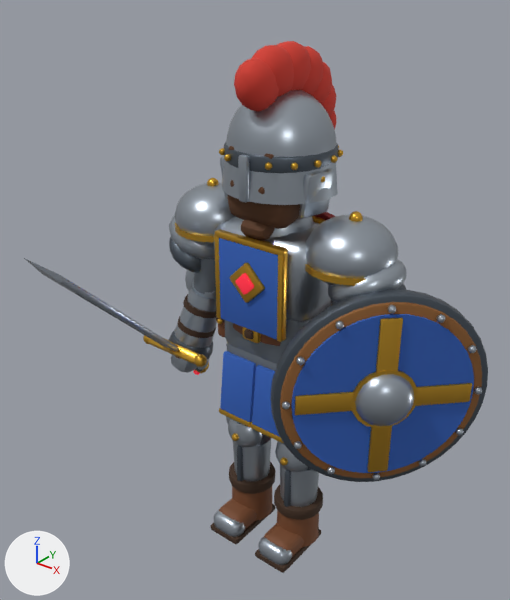
What one commit did to the glTF model modele3d/export/soldier.glb.
Before and after are seen from a 50 mm camera at (1.371, -1.845, 2.172) aimed at (0.034, -0.174, 1.136). The lights are fixed; the arrows at lower left show +X, +Y and +Z. The first picture is the older version. Vertices at exactly the same position are counted once.

Names of what the first picture shows: 'Soldier_Arms', 'Soldier_Head', 'Soldier_Helmet', 'Soldier_Legs', 'Soldier_Shield', 'Soldier_Torso', 'Soldier_Weapon' and 1 more.
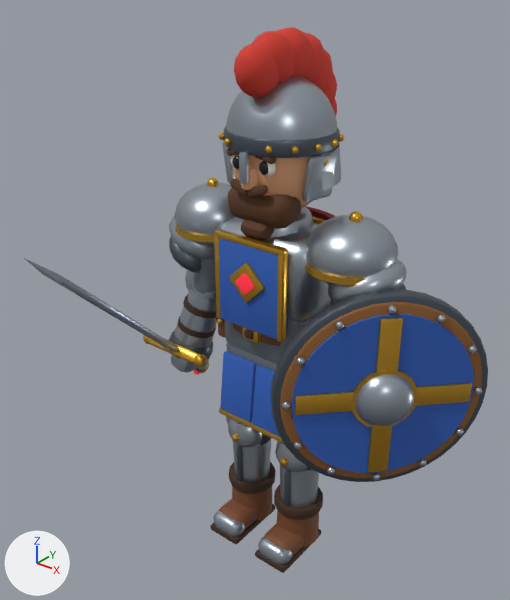
Location of each change, (x1, y1, x2, y2) in pixels of the pictures (510 x 600 px; the box of a moved part takes in the faces that stretch with it):
'Soldier_Helmet', reshaped: before (219, 41, 343, 218); after (219, 27, 344, 202)
part 1 of me_soldier_helmet, moved or reshaped: before (226, 90, 337, 157); after (226, 77, 337, 141)
part 2 of me_soldier_helmet, moved or reshaped: before (222, 159, 338, 205); after (322, 145, 341, 190)
part 3 of me_soldier_helmet, moved or reshaped: before (299, 168, 334, 218); after (302, 152, 337, 202)
part 4 of me_soldier_helmet, moved or reshaped: before (220, 156, 228, 199); after (222, 141, 236, 183)
part 5 of me_soldier_helmet, moved or reshaped: before (224, 142, 338, 173); after (224, 126, 339, 158)
part 6 of me_soldier_helmet, moved or reshaped: before (265, 162, 272, 170); after (265, 146, 272, 154)
part 7 of me_soldier_helmet, moved or reshaped: before (291, 162, 298, 170); after (291, 146, 299, 154)
part 8 of me_soldier_helmet, moved or reshaped: before (314, 160, 322, 168); after (315, 144, 322, 152)
part 9 of me_soldier_helmet, moved or reshaped: before (331, 155, 337, 163); after (332, 139, 338, 147)
part 10 of me_soldier_helmet, moved or reshaped: before (338, 150, 343, 157); after (339, 134, 344, 142)
part 11 of me_soldier_helmet, moved or reshaped: before (219, 148, 224, 155); after (219, 133, 224, 140)
part 12 of me_soldier_helmet, moved or reshaped: before (224, 154, 231, 161); after (224, 138, 231, 146)
part 13 of me_soldier_helmet, moved or reshaped: before (321, 176, 325, 182); after (324, 160, 329, 166)
part 14 of me_soldier_helmet, moved or reshaped: before (234, 58, 279, 111); after (234, 44, 279, 98)
part 15 of me_soldier_helmet, moved or reshaped: before (251, 41, 336, 130); after (251, 27, 337, 116)
part 16 of me_soldier_helmet, moved or reshaped: before (244, 159, 250, 203); after (243, 155, 249, 184)
part 17 of me_soldier_helmet, moved or reshaped: before (238, 155, 246, 195); after (239, 151, 245, 175)
part 18 of me_soldier_helmet, moved or reshaped: before (238, 158, 244, 202); after (239, 155, 244, 184)
'Soldier_Head', unchanged, uncovered by the edit: before (227, 146, 300, 241); after (226, 149, 311, 241)

Patch to the scene script:
```diff
--- a/modele3d/export/soldier.glb.py
+++ b/modele3d/export/soldier.glb.py
@@ me_soldier_helmet @@
 # used by ob_soldier_helmet; location = (0.0, 0.0, 0.0)
-me_soldier_helmet.from_pydata(...)  # 1949 vertices, 3720 faces; spans x -0.203..0.203, y -0.207..0.304, z 1.426..1.937
+me_soldier_helmet.from_pydata(...)  # 1949 vertices, 3720 faces; spans x -0.203..0.203, y -0.207..0.304, z 1.476..1.977
+# me_soldier_helmet part 1: the loose piece of 193 vertices spanning x -0.182..0.182, y -0.173..0.183, z 1.615..1.805 is scaled about its middle by (1, 1, 0.947), then moved by (0.0, 0.0, 0.045)
+# me_soldier_helmet part 2: the loose piece of 34 vertices spanning x -0.2..0.2, y -0.188..0.054, z 1.48..1.59 is turned 180 degrees about the z axis through its middle, then moved by (0.0, 0.154, 0.035)
+# me_soldier_helmet part 3: the loose piece of 56 vertices spanning x 0.141..0.203, y -0.096..0.026, z 1.426..1.574 is moved by (0.0, 0.015, 0.05)
+# me_soldier_helmet part 4: the loose piece of 56 vertices spanning x -0.203..-0.141, y -0.096..0.026, z 1.426..1.574 is moved by (0.0, 0.015, 0.05)
+# me_soldier_helmet part 5: the loose piece of 168 vertices spanning x -0.188..0.188, y -0.18..0.19, z 1.572..1.627 is moved by (0.0, 0.0, 0.05)
+# me_soldier_helmet part 6: the loose piece of 42 vertices spanning x 0.069..0.093, y -0.179..-0.155, z 1.588..1.612 is moved by (0.0, 0.0, 0.05)
+# me_soldier_helmet part 7: the loose piece of 42 vertices spanning x 0.133..0.157, y -0.132..-0.108, z 1.588..1.612 is moved by (0.0, 0.0, 0.05)
+# me_soldier_helmet part 8: the loose piece of 42 vertices spanning x 0.171..0.195, y -0.064..-0.04, z 1.588..1.612 is moved by (0.0, 0.0, 0.05)
+# me_soldier_helmet part 9: the loose piece of 42 vertices spanning x 0.179..0.203, y 0.015..0.039, z 1.588..1.612 is moved by (0.0, 0.0, 0.05)
+# me_soldier_helmet part 10: the loose piece of 42 vertices spanning x 0.154..0.178, y 0.089..0.113, z 1.588..1.612 is moved by (0.0, 0.0, 0.05)
+# me_soldier_helmet part 11: the loose piece of 42 vertices spanning x -0.157..-0.133, y -0.132..-0.108, z 1.588..1.612 is moved by (0.0, 0.0, 0.05)
+# me_soldier_helmet part 12: the loose piece of 42 vertices spanning x -0.093..-0.069, y -0.179..-0.155, z 1.588..1.612 is moved by (0.0, 0.0, 0.05)
+# me_soldier_helmet part 13: the loose piece of 42 vertices spanning x 0.179..0.201, y -0.046..-0.024, z 1.539..1.561 is moved by (0.0, 0.015, 0.05)
+# me_soldier_helmet part 14: the loose piece of 86 vertices spanning x -0.058..0.058, y -0.207..-0.033, z 1.747..1.903 is moved by (0.0, 0.0, 0.04)
+# me_soldier_helmet part 15: 516 of the vertices in x -0.065..0.065, y -0.141..0.304, z 1.589..1.937 are moved by (0.0, 0.0, 0.04)
+# me_soldier_helmet part 16: all 14 vertices in x 0.009..0.018, y -0.197..-0.175, z 1.475..1.484 are moved by (-0.003, 0.0, 0.06)
+# me_soldier_helmet part 17: all 14 vertices in x -0.018..-0.009, y -0.197..-0.175, z 1.616..1.625 are moved by (0.003, 0.0, 0.01)
+# me_soldier_helmet part 18: all 14 vertices in x -0.018..-0.009, y -0.197..-0.175, z 1.475..1.484 are moved by (0.003, 0.0, 0.06)
+# other edits to the shape of me_soldier_helmet do not show in these pictures
 me_soldier_helmet.materials.append(mat_soldier_steel)
```
